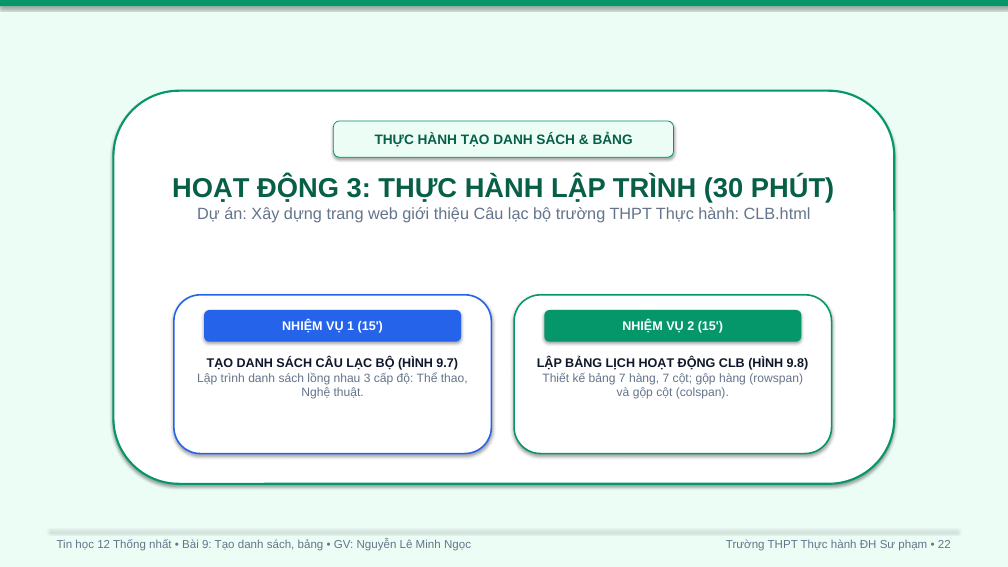
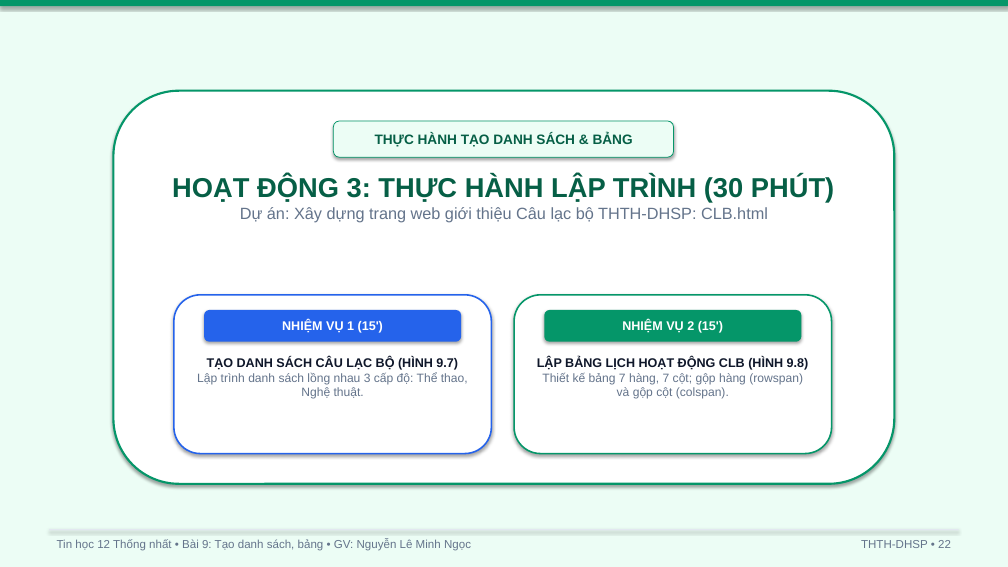
Before and after one commit to mngoc3110/TinHoc, a slide deck: slide 22 of Tin12/Bai9/Bai9_TrinhChieu.pptx. Drawn at 1008x567 pixels with LibreOffice and Linux fonts; fonts in the diff are those of the drawing. Boxes give left, top, right and bottom in pixels: in the first picture for what was removed or moved away, otherwise in the second. Text is boxed around its words. In the diff, an @@ line names an element or a change of style, - is before the commit and + after.

Commit message:
fix(Bai9): đổi tên trường trong toàn bộ bài trình chiếu PPT thành THTH-DHSP

```diff
--- a/Tin12/Bai9/Bai9_TrinhChieu.pptx
+++ b/Tin12/Bai9/Bai9_TrinhChieu.pptx
@@ text at bbox=[240, 207, 768, 222]: text changed @@
-Dự án: Xây dựng trang web giới thiệu Câu lạc bộ trường THPT Thực hành: CLB.html
+Dự án: Xây dựng trang web giới thiệu Câu lạc bộ THTH-DHSP: CLB.html
@@ text at bbox=[861, 540, 951, 548]: text changed @@
-Trường THPT Thực hành ĐH Sư phạm • 22
+THTH-DHSP • 22
```
Also in this commit, not shown: 27 other slides changed, 1 other file.
